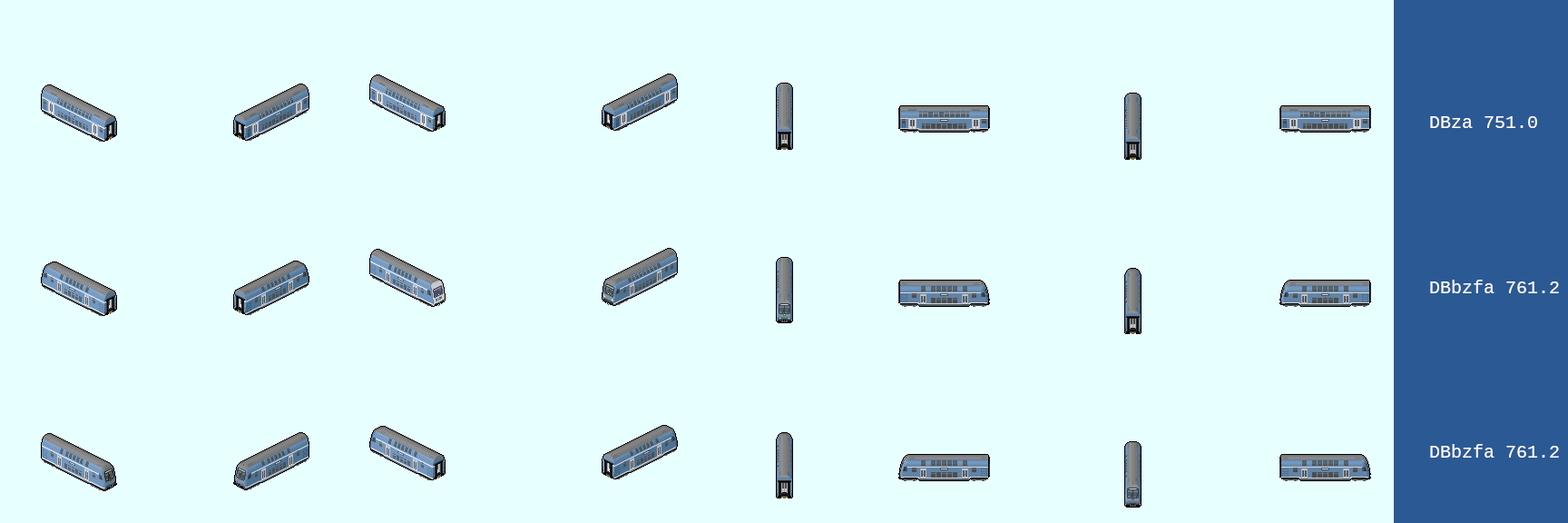
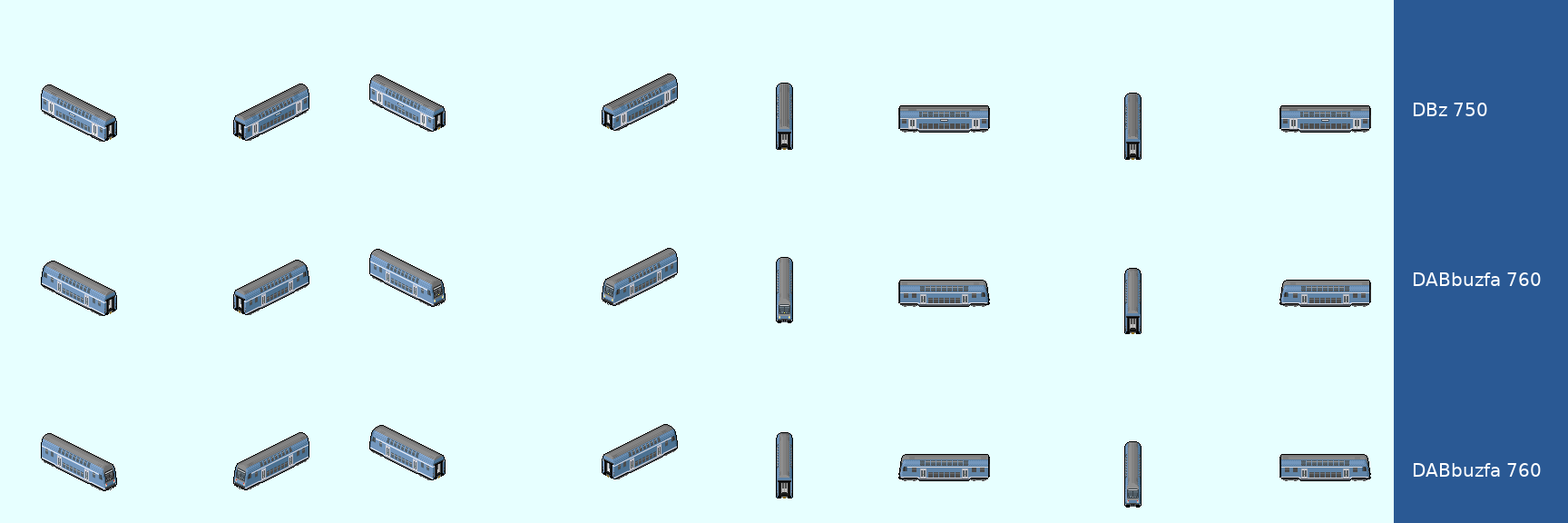
The second 1568 × 523 image is a revision of the first. Changes to its layers:
added layer "Scarf" (30%) above "Layer #1" over [44, 74, 1370, 138]
painted on "Layer #1" over [40, 84, 1370, 508]
added layer "DBz 750 ..." above "Scarf #1" over [1412, 102, 1541, 477]
added layer "Scarf #1" above "Visible #1" over [1422, 102, 1559, 477]
